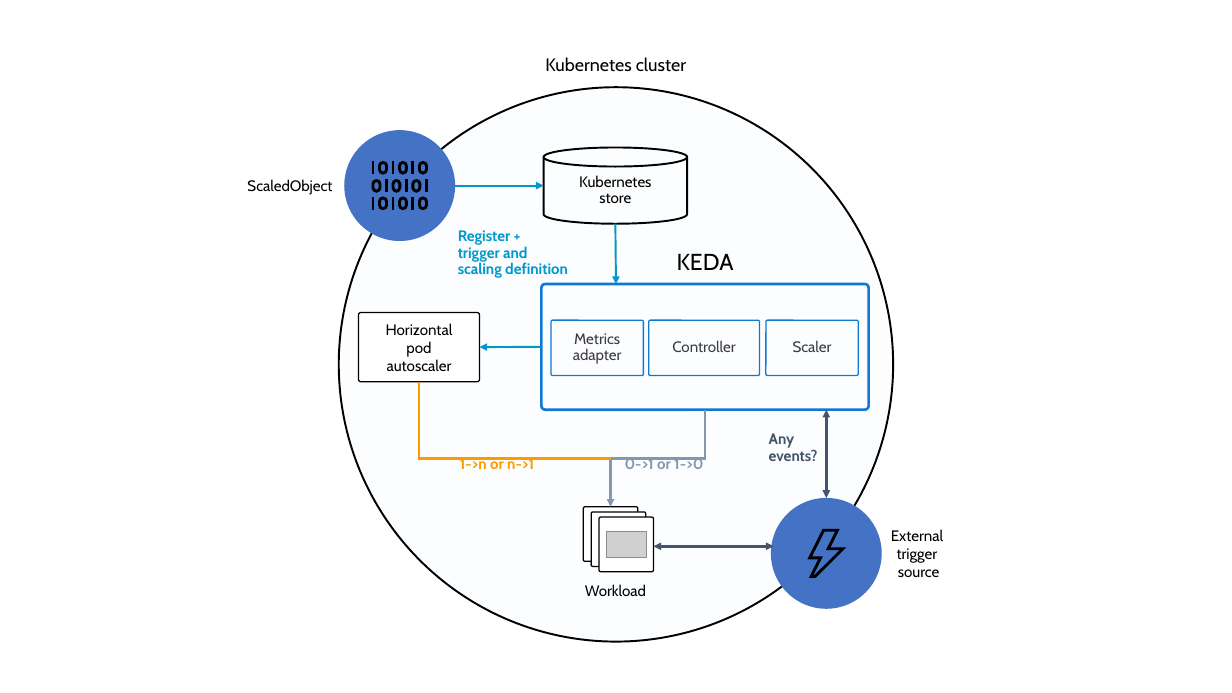
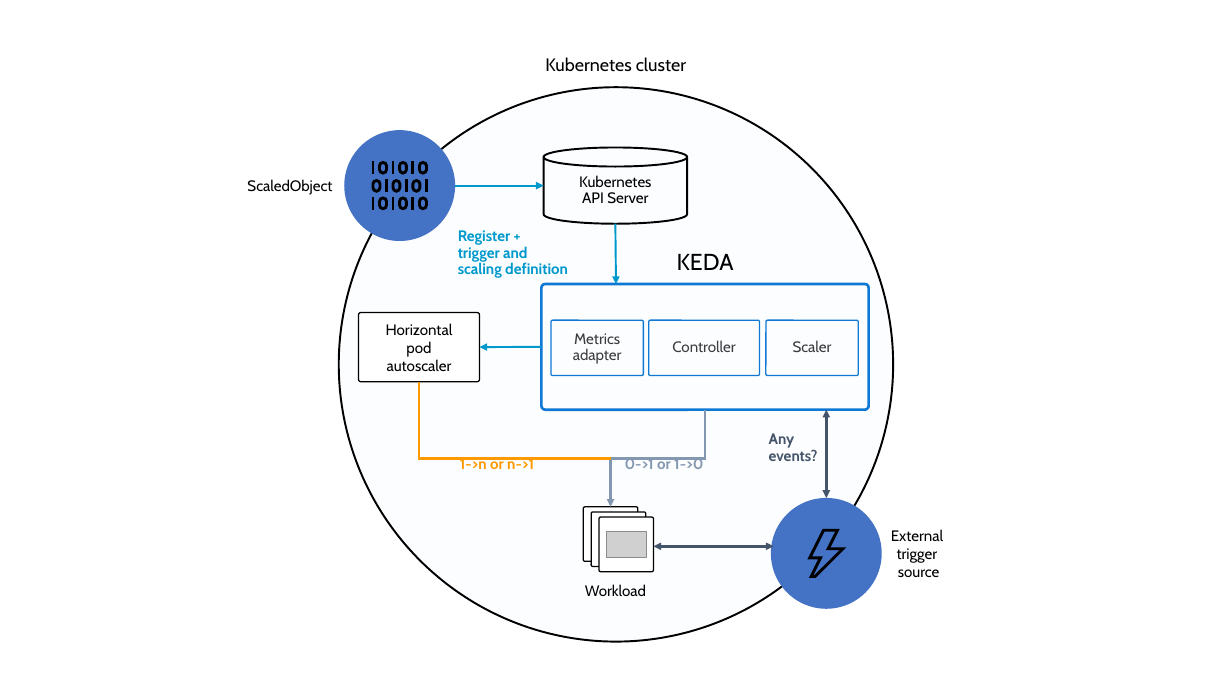
Before and after one commit to ycabrer/keda, a slide deck: slide 1 of images/keda-architecture.pptx. Drawn at 1232x693 pixels with LibreOffice and Linux fonts; fonts in the diff are those of the drawing; grey boxes stand for pictures. Boxes give left, top, right and bottom in pixels: in the first picture for what was removed or moved away, otherwise in the second. Text is boxed around its words. In the diff, an @@ line names an element or a change of style, - is before the commit and + after.

Commit message:
fix: KEDA architecture should use 'API Server' instead of 'store' (#1520)

```diff
--- a/images/keda-architecture.pptx
+++ b/images/keda-architecture.pptx
@@ text in cylinder at <box>579,175,651,204</box>: text changed @@
-Kubernetes store
+Kubernetes
+API Server
```
Also in this commit, not shown: 1 other file.
